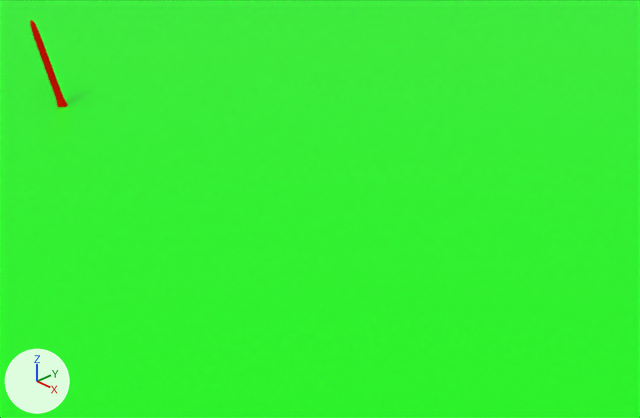
The Blender file openrocket/rocket.blend as it was, and as the next commit left it.
Rendered twice from a 50 mm camera at (5.02, -8.46, 6.59) aimed at (-4.47, 0.66, -0.07). Arrows for +X, +Y and +Z are at lower left; the lights stay in place.

Script lines for the objects in view, before the commit:
```python
me_cube = bpy.data.meshes.new('Cube')
me_cube.from_pydata(...)  # 3747 vertices, 5901 faces; spans x -1.26..1.26, y -1.27..1.25, z -12.26..0.05
me_cube.materials.append(mat_material)  # red #e71100
me_plane = bpy.data.meshes.new('Plane')
me_plane.from_pydata([(-1.0, -1.0, 0.0), (1.0, -1.0, 0.0), (-1.0, 1.0, 0.0), (1.0, 1.0, 0.0)], [], [(0, 1, 3, 2)])
me_plane.materials.append(mat_material_001)  # green #00ff00
ob_plane = bpy.data.objects.new('Plane', me_plane)
ob_plane.location = (0.0, 0.0, 0.0)
ob_plane.scale = (111.0, 111.0, 111.0)
ob_rocket = bpy.data.objects.new('Rocket', me_cube)
ob_rocket.location = (-11.66, 0.0, -0.09)
ob_rocket.rotation_euler = (0.0000461, 2.665, 0.0)  # degrees (0, 153, 0)
ob_rocket.scale = (0.0793, 0.0793, 0.162)
```
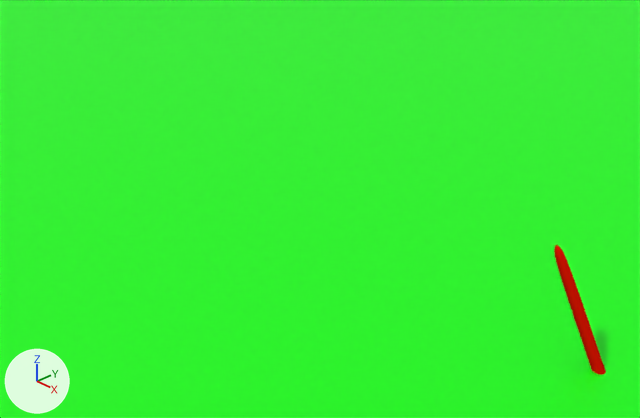
What differs and where, as boxes (x1, y1, x2, y2) in the pictures (640 x 418 px):
```json
{"object": "Rocket", "change": "moved, turned", "before": [30, 20, 68, 107], "after": [554, 245, 606, 375]}
```

Scene script edits in JSON lines:
```json
{"op": "set", "path": "ob_rocket.location", "old": "(-11.66, 0.0, -0.09)", "new": "(1.26, 0.0, -0.32)"}
{"op": "set", "path": "ob_rocket.rotation_euler", "old": "(0.0000461, 2.665, 0.0)", "new": "(-0.000187, 2.633, -0.0000375)", "note": "degrees (0, 153, 0) -> degrees (0, 151, -0)"}
```
